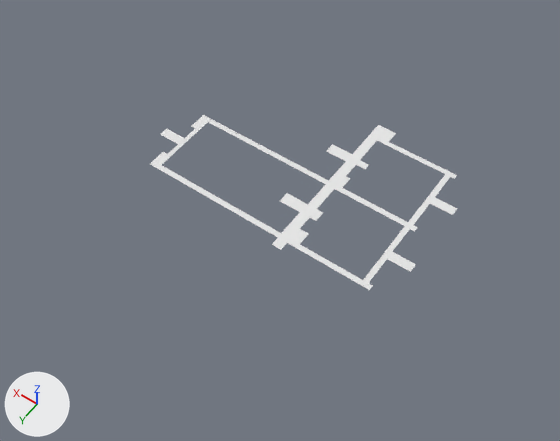
The Blender file Models/Tietotalo1_3krs_seperate_floors_walkable.blend: old version first, new version second.
Before and after are seen from a 50 mm camera at (-11.68, 16.94, 23.66) aimed at (-0.42, 1.19, -1.1). The lights are fixed; the arrows at lower left show +X, +Y and +Z.

Names of what the first picture shows: 'FloorsWalkable'.
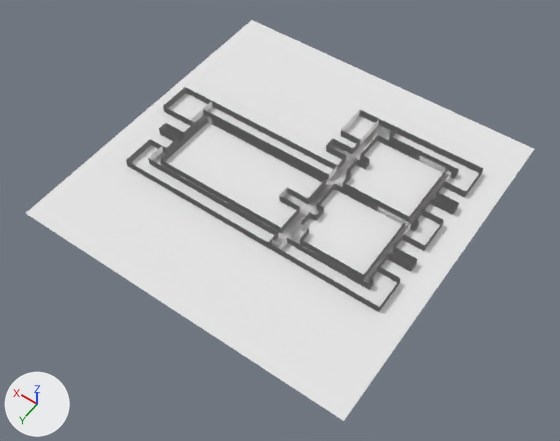
Commit message: Fixed walkable floor

What differs and where, as boxes [x1, y1, x2, y2] in the pictures (560 x 441 px):
'Floor', shown
    after: [26, 20, 534, 421]
'Walls_outer', shown
    after: [126, 87, 483, 312]
'Walls_inner3', shown
    after: [160, 116, 326, 233]
'Walls_inner2', shown
    after: [300, 184, 406, 280]
'Walls_inner1', shown
    after: [343, 135, 447, 222]
'FloorsWalkable', unchanged, covered by the edit
    before: [150, 115, 457, 290]
    after: [153, 115, 455, 285]

The change, as a list of edits to the scene's bpy script:
```text
Change ob_walls_inner2:
    remove ob_walls_inner2.hide_viewport = True
Change ob_walls_inner3:
    remove ob_walls_inner3.hide_viewport = True
Change ob_walls_inner1:
    remove ob_walls_inner1.hide_viewport = True
Change ob_walls_outer:
    remove ob_walls_outer.hide_viewport = True
Change ob_floor:
    remove ob_floor.hide_viewport = True
```
